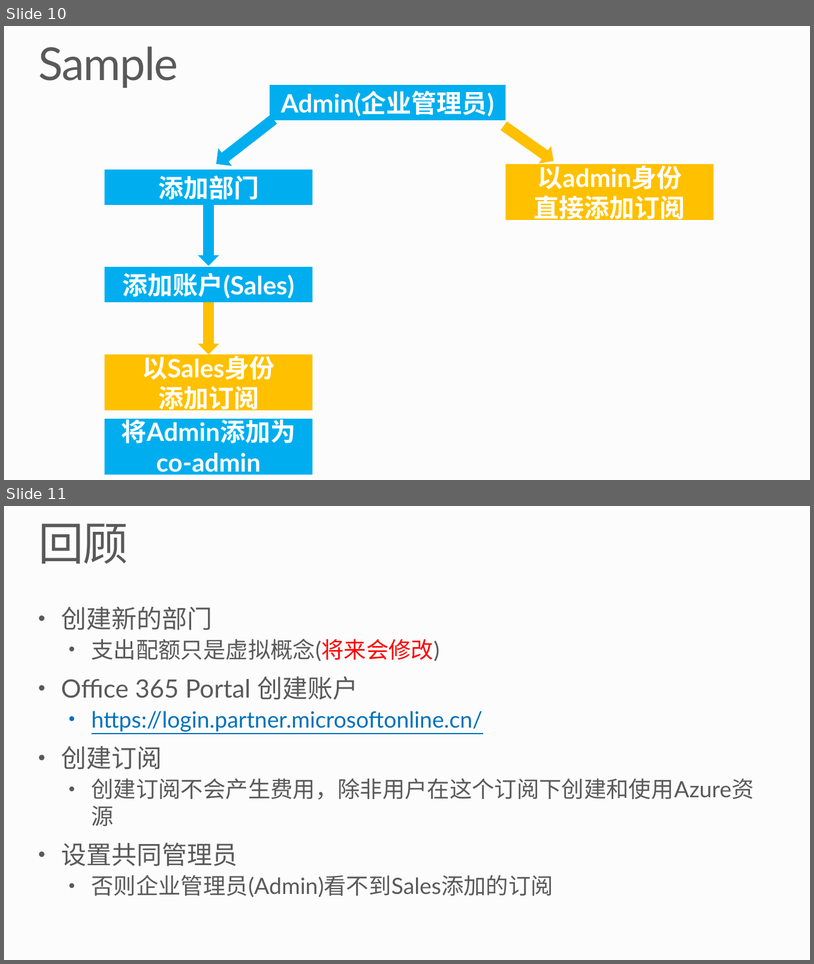
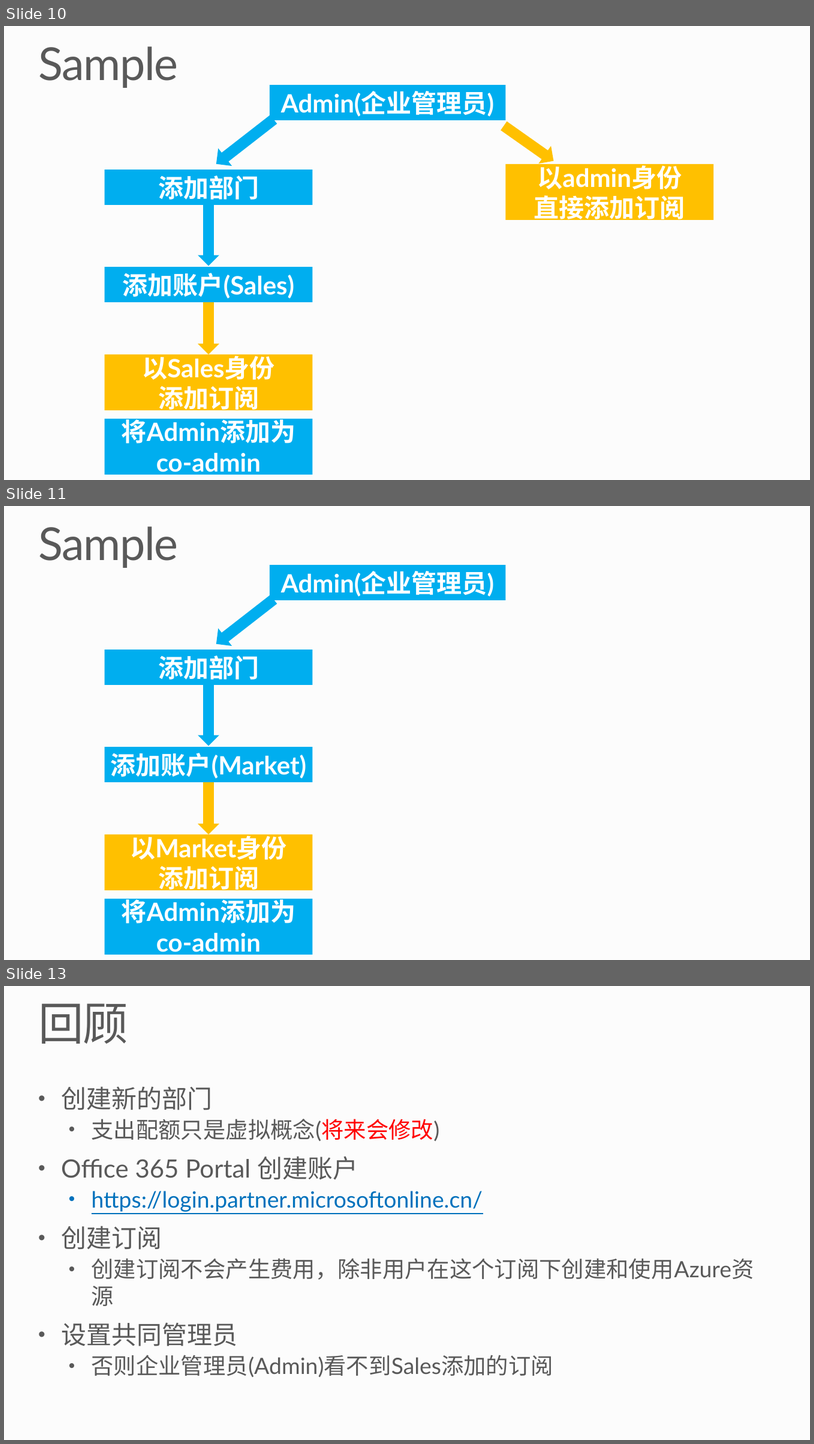
Before and after one commit to leizhang1984/AzureHandBook, a slide deck: 1AzureEAPortal管理手册/leizha_AzureEAPortal.pptx. Shown one above the other, each under a label of ours: slides 10 and 11 before the commit, slides 10, 11 and 13 after it; the slides between them are not shown. The pictures are 814x964 and 814x1444 pixels, drawn with LibreOffice and Linux fonts; fonts in the diff are those of the drawing; background and template pictures are left out. Boxes give left, top, right and bottom in pixels: in the first picture for what was removed or moved away, otherwise in the second. Text is boxed around its words. In the diff, an @@ line names an element or a change of style, - is before the commit and + after.

```diff
--- a/1AzureEAPortal管理手册/leizha_AzureEAPortal.pptx
+++ b/1AzureEAPortal管理手册/leizha_AzureEAPortal.pptx
@@ slide 11 added at <box>4,506,810,960</box>, background #FCFCFC @@
@@ title added at <box>38,526,178,568</box>, 64.8 pt, text #595959 @@
+Sample
@@ rectangle added at <box>270,565,506,600</box>, fill #00AEEF, 36 pt, text #FFFFFF, bold @@
+Admin(企业管理员)
@@ down arrow added at <box>209,591,281,652</box>, fill #00AEEF @@
@@ rectangle added at <box>105,649,313,685</box>, fill #00AEEF, 36 pt, text #FFFFFF, bold @@
+添加部门
@@ down arrow added at <box>198,685,220,746</box>, fill #00AEEF @@
@@ rectangle added at <box>105,747,313,782</box>, fill #00AEEF, 36 pt, text #FFFFFF, bold @@
+添加账户(Market)
@@ down arrow added at <box>198,782,220,834</box>, fill #FFC000 @@
@@ rectangle added at <box>105,834,313,890</box>, fill #FFC000, 36 pt, text #FFFFFF, bold @@
+以Market身份
+添加订阅
@@ rectangle added at <box>105,898,313,954</box>, fill #00AEEF, 36 pt, text #FFFFFF, bold @@
+将Admin添加为co-admin
@@ what was slide 11 is now slide 13 @@
```
Also in this commit, not shown: 1 other slide added, 12 other files.
